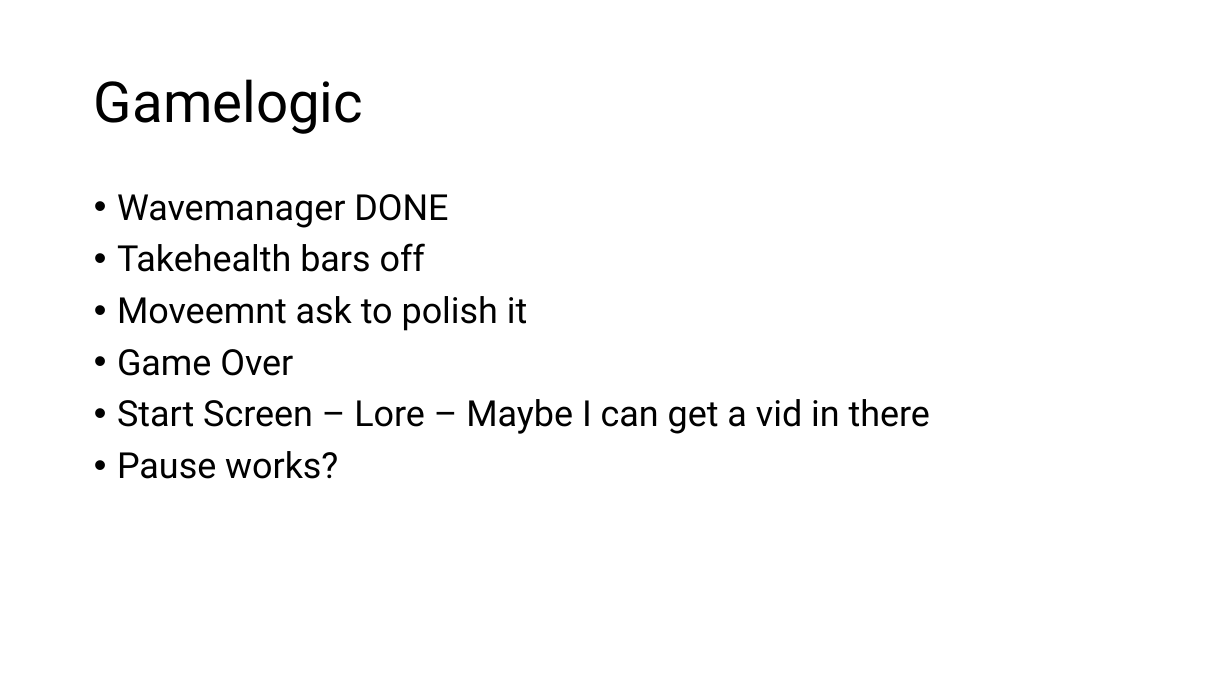
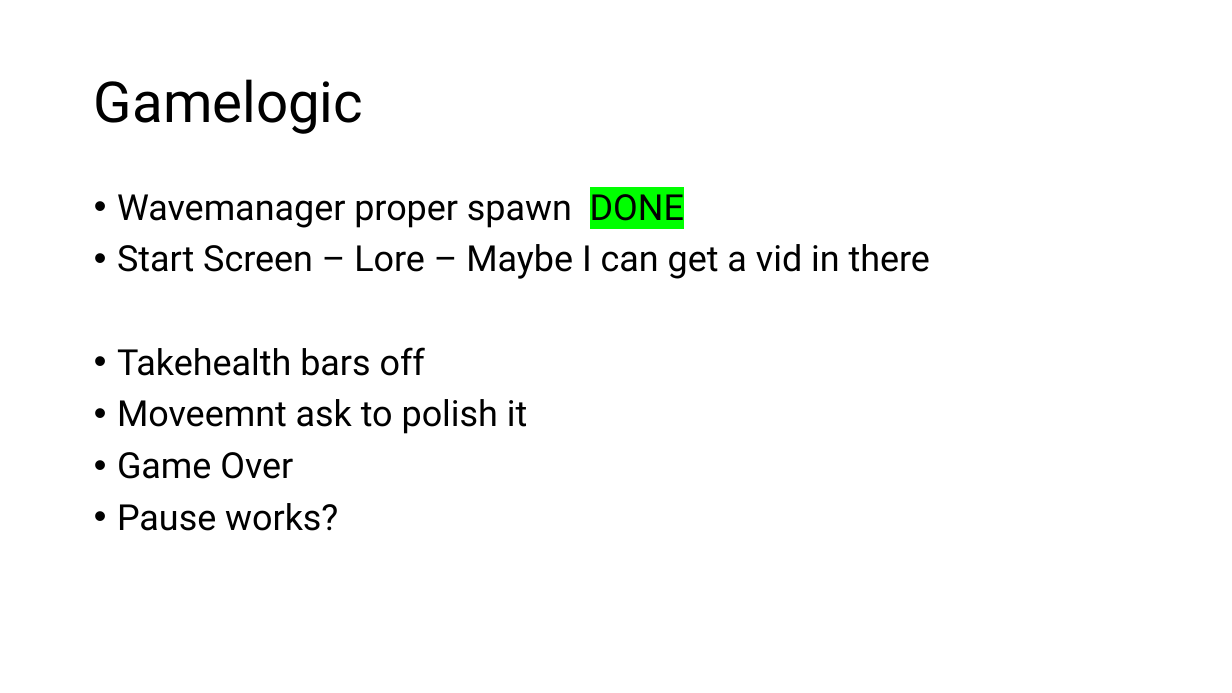
Before and after one commit to Mdot5596/Timeline-Takedown, a slide deck: slide 13 of Documentation/Report/Documentationofstuff.pptx. Drawn at 1232x693 pixels with LibreOffice and Linux fonts; fonts in the diff are those of the drawing. Boxes give left, top, right and bottom in pixels: in the first picture for what was removed or moved away, otherwise in the second. Text is boxed around its words. In the diff, an @@ line names an element or a change of style, - is before the commit and + after.

```diff
--- a/Documentation/Report/Documentationofstuff.pptx
+++ b/Documentation/Report/Documentationofstuff.pptx
@@ text at (117,194,930,279): text changed @@
-• Wavemanager DONE
+• Wavemanager proper spawn DONE
+• Start Screen – Lore – Maybe I can get a vid in there
@@ text at (117,399,930,434): paragraph removed @@
-• Start Screen – Lore – Maybe I can get a vid in there
```
Also in this commit, not shown: 16 other files.
